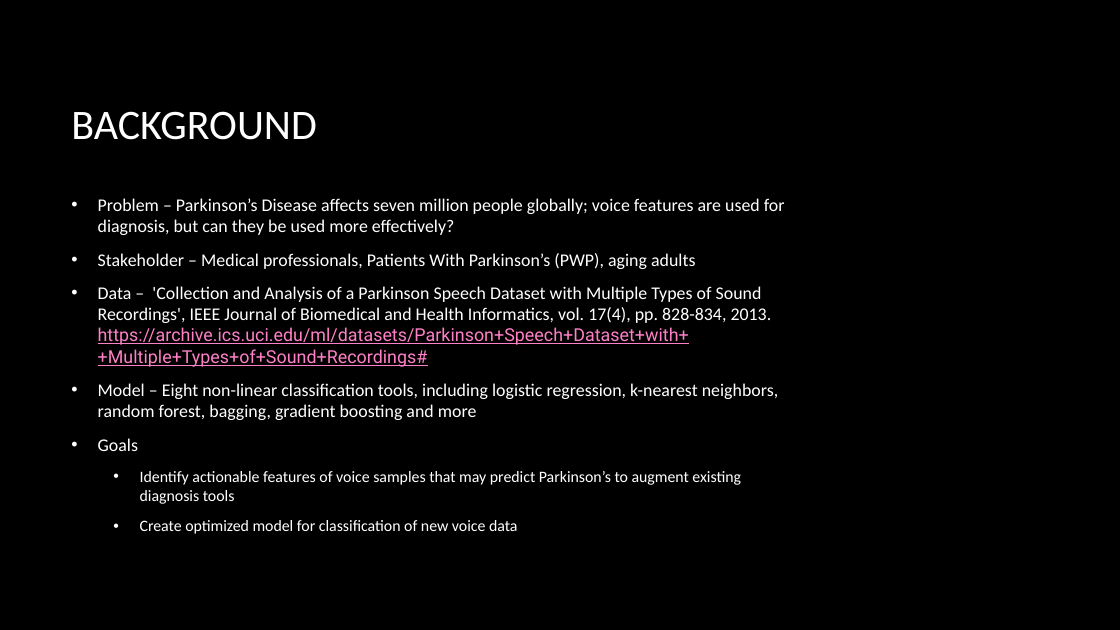
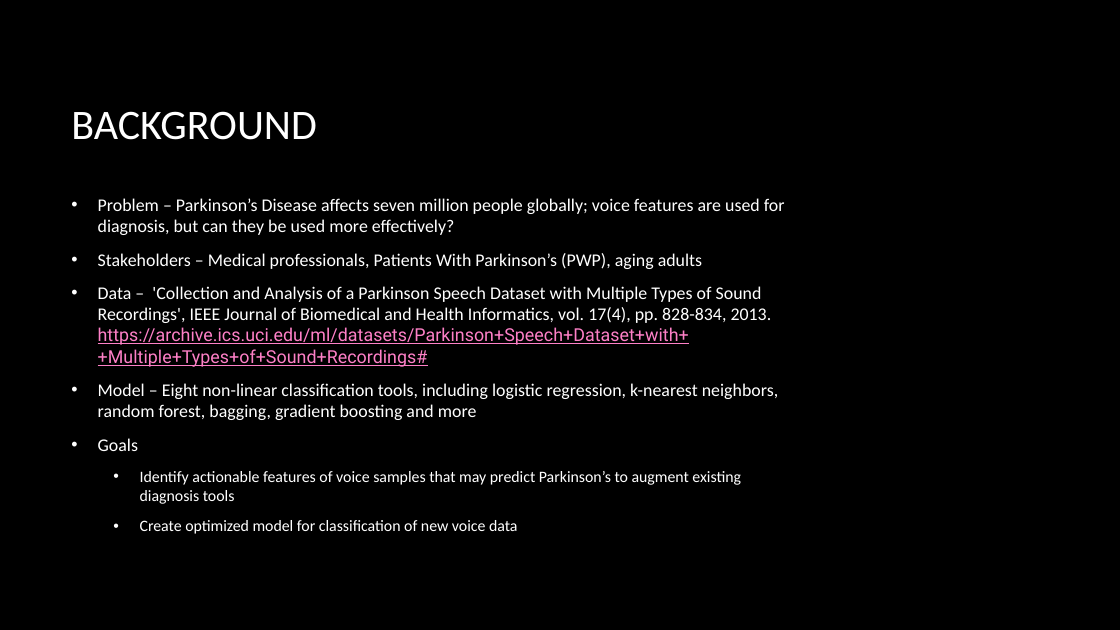
Before and after one commit to ericthansen/dsc-phase-3-project-work, a slide deck: slide 2 of Project 3_EH.pptx. Drawn at 1120x630 pixels with LibreOffice and Linux fonts; fonts in the diff are those of the drawing; background and template pictures are left out. Boxes give left, top, right and bottom in pixels: in the first picture for what was removed or moved away, otherwise in the second. Text is boxed around its words. In the diff, an @@ line names an element or a change of style, - is before the commit and + after.

```diff
--- a/Project 3_EH.pptx
+++ b/Project 3_EH.pptx
@@ text at (x1=98, y1=253, x2=702, y2=269): text changed @@
-• Stakeholder – Medical professionals, Patients With Parkinson’s (PWP), aging adults
+• Stakeholders – Medical professionals, Patients With Parkinson’s (PWP), aging adults
```
Also in this commit, not shown: 1 other slide changed, 1 other file.
